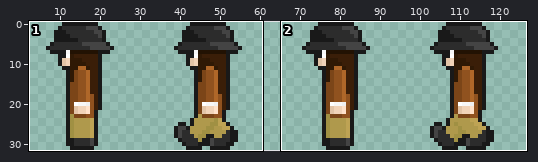
File history of a sprite sheet, characters/playable/sera/sprites/spr_sera0_ls.png. The first picture is a wide view before the edit; the outline marks the close-up.
Close-up. Before the commit:
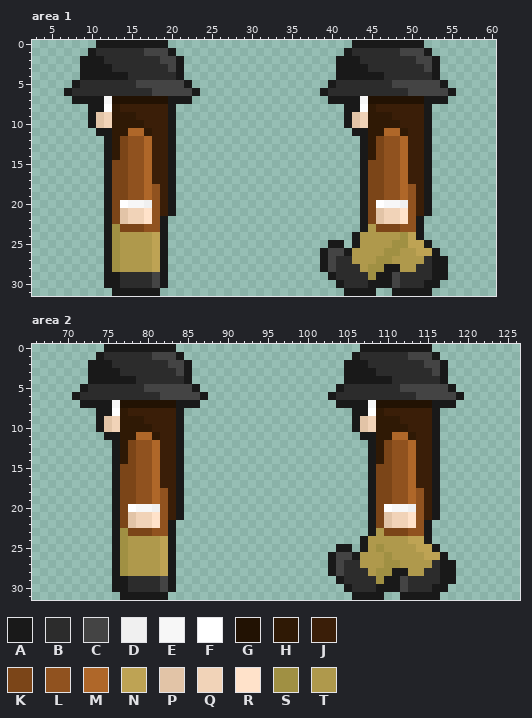
The file is 128x32 pixels. Colours within 5 levels of each other are drawn and written as one. Shown: area 1: x 3..60, y 0..31; area 2: x 66..126, y 0..31. The wide view leaves out empty margins.
Palette (. is transparent): A #191919  B #2c2c2c  C #444444  D #f0f0f0  E #f7f7f7  F #ffffff  G #221203  H #2f1905  J #3a1e08  K #7b4518  L #90521f  M #af6729  N #bea354  P #e2c4a7  Q #f1d3b8  R #ffe2ca  S #a09043  T #af994c
Now the later version:
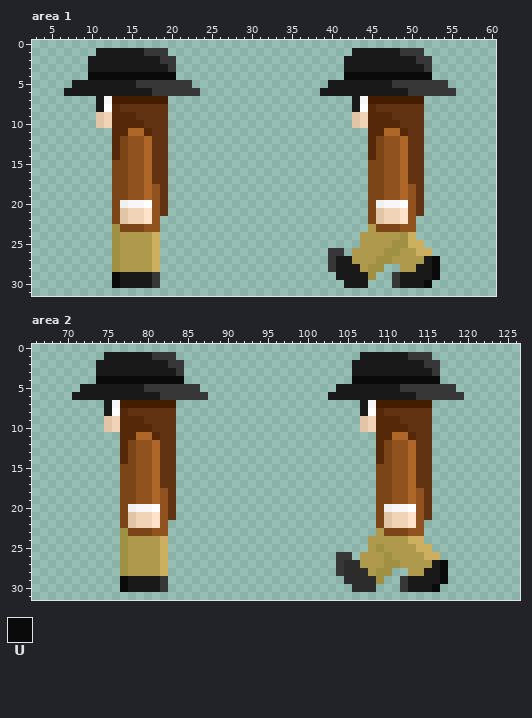
Colours new in this view: U #0a0a0a
Commit: nuevos sprites para animaciones de sera
Difference:
colour C: #444444 -> #373737
colour G: #221203 -> #441c00
colour H: #2f1905 -> #552809
colour J: #3a1e08 -> #623312
colour N: #bea354 -> #ccb060
Changed rows in their new state; - is a pixel that keeps its letter.
Area 1:
first column x 8:
 0 ---.........-----------------------.........----
 1 --.AAAAAA---.---------------------.AAAAAA---.---
 2 -.--AAAAAAA--.-------------------.--AAAAAAA--.--
 3 -.---AAAAAAA-.-------------------.---AAAAAAA-.--
 4 -.UUUUUUUUUUU.-------------------.UUUUUUUUUUU.--
 5 -AAAAAAA------C------------------AAAAAAA------C-
 6 AAAAAAAAAA-----C----------------AAAAAAAAAA-----C
 7 ...---------...-----------------...---------...-
 8 --.---------.---------------------.---------.---
 9 --.---------.---------------------.---------.---
10 --.---------.---------------------.---------.---
11 ---..-------.----------------------..-------.---
12 ----.-------.-----------------------.-------.---
13 ----.-------.-----------------------.-------.---
14 ----.-------.-----------------------.-------.---
15 ----.-------.-----------------------.-------.---
16 ----.-------.-----------------------.-------.---
17 ----.-------.-----------------------.-------.---
18 ----.-------.-----------------------.-------.---
19 ----.-------.-----------------------.-------.---
20 ----.-D--F--.-----------------------.-D--F--.---
21 ----.-------.-----------------------.-------.---
22 ----.------.------------------------.------.----
23 ----.------.------------------------.------.----
24 ----.------.-----------------------.-------.----
25 ----.------.--------------------..-.--------.---
26 ----.------.-------------------.--.----------.--
27 ----.------.-------------------.-AA---------AU.-
28 ----.------.-------------------.-AAA---..--AAU.-
29 ----.UAAAA-.--------------------.AAAA-..-AAAAU.-
30 ----.UAAAA-.---------------------.AAA...-AAAU.--
31 -----......-----------------------....--.....---
Area 2:
first column x 72:
 0 ---.........-----------------------.........----
 1 --.AAAAAA---.---------------------.AAAAAA---.---
 2 -.--AAAAAAA--.-------------------.--AAAAAAA--.--
 3 -.---AAAAAAA-.-------------------.---AAAAAAA-.--
 4 -.UUUUUUUUUUU.-------------------.UUUUUUUUUUU.--
 5 -AAAAAAA------C------------------AAAAAAA------C-
 6 AAAAAAAAAA-----C----------------AAAAAAAAAA-----C
 7 ...---------...-----------------...---------...-
 8 --.---------.---------------------.---------.---
 9 --.---------.---------------------.---------.---
10 --.---------.---------------------.---------.---
11 ---..-------.----------------------..-------.---
12 ----.-------.-----------------------.-------.---
13 ----.-------.-----------------------.-------.---
14 ----.-------.-----------------------.-------.---
15 ----.-------.-----------------------.-------.---
16 ----.-------.-----------------------.-------.---
17 ----.-------.-----------------------.-------.---
18 ----.-------.-----------------------.-------.---
19 ----.-------.-----------------------.-------.---
20 ----.-D--F--.-----------------------.-D--F--.---
21 ----.-------.-----------------------.-------.---
22 ----.------.------------------------.------.----
23 ----.------.------------------------.------.----
24 ----.------.-----------------------.-------.----
25 ----.------.--------------------..-.--------.---
26 ----.------.-------------------.--.----------.--
27 ----.------.-------------------.------------AU.-
28 ----.------.-------------------.-------..--AAU.-
29 ----.UAAAA-.--------------------.-----..-AAAAU.-
30 ----.UAAAA-.---------------------.---...-AAAU.--
31 -----......-----------------------....--.....---
